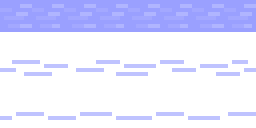
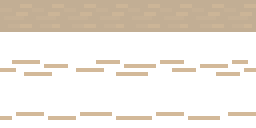
Comparing the layer stacks of the two 256 × 128 images. Changes:
renamed "water_charge.png" to "water_charge", hid it over box(0, 0, 256, 120)
added layer "earth_charge" above "wind_charge" over box(0, 0, 256, 120)
